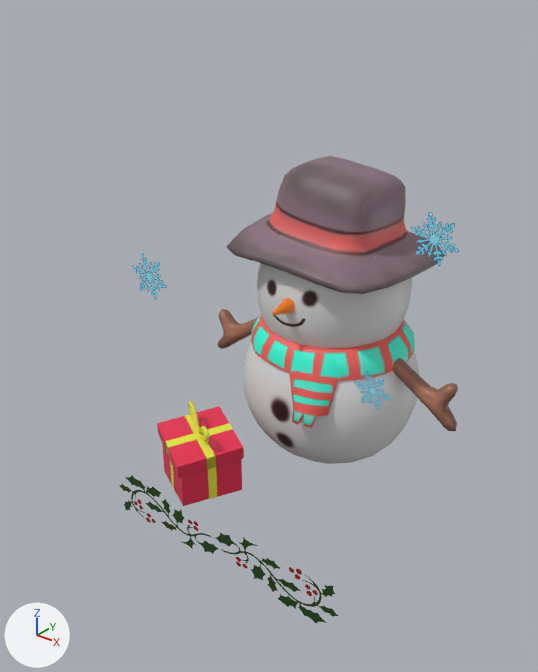
The glTF model models/bonecoNeve.glb: old version first, new version second.
The view is the same before and after, from a 50 mm lens placed at (2.33, -3.34, 2.01), pointed at (-0.26, -0.1, 0.0). The lights are fixed; the arrows at lower left show +X, +Y and +Z. Where no turn or scale is listed for an object, it has been applied to the vertices. Vertices at the same position are counted once.

Objects in the first picture: 'Cube', 'Cube.001', 'bracoD', 'bracoL', 'cabeca', 'chale.001', 'chapeu.001', 'corpo', 'estrela3.003', 'ramo'.
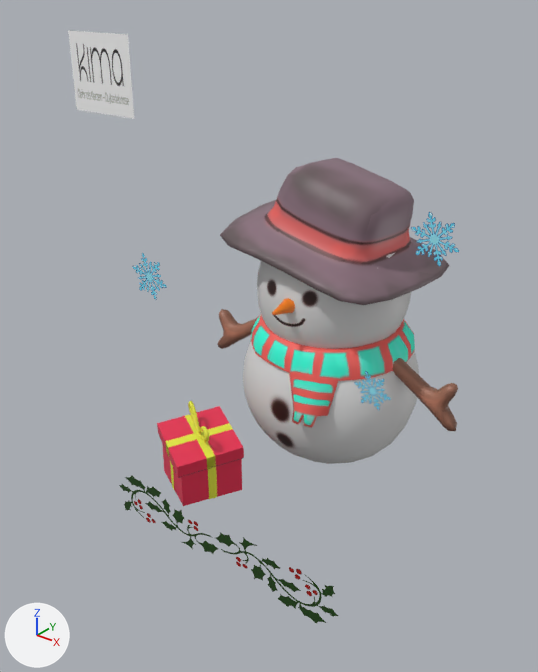
Where the newer file only moved an object's origin or applied its transform, the numbers keep the older frame.

Boxes [x1, y1, x2, y2] around the edits, measured in the pictures (538 x 672 px):
'chapeu.001', reshaped (6% taller)
    before: [226, 156, 447, 294]
    after: [220, 158, 450, 305]
'Plane.006', added
    after: [68, 30, 134, 119]

Patch to the scene script:
```diff
--- a/models/bonecoNeve.glb.py
+++ b/models/bonecoNeve.glb.py
@@ img_website_banner_shop_our_most_loved_products_brown__tan__18 @@
+img_website_banner_shop_our_most_loved_products_brown__tan__18 = load_image('Website Banner Shop Our Most Loved Products Brown  Tan (18)', '_unpacked/Website_Banner_Shop_Our_Most_Loved_Products_Brown__Tan__18_', 5000, 2188, 'sRGB')
@@ mat_logo @@
+mat_logo = bpy.data.materials.new('logo')
+# uses the picture img_website_banner_shop_our_most_loved_products_brown__tan__18
@@ me_plane_004 @@
 me_plane_004.from_pydata(...)  # 235 vertices, 448 faces; spans x -0.542..0.63, y -0.503..0.608, z -0.178..0.42
 # used by ob_chapeu_001; location = (-0.176, 0.344, 0.578)
+# me_plane_004 part 1: the whole mesh is multiplied about the mesh origin by the matrix ((1.074, 0.011, 0.116), (-0.013, 1.018, 0.009), (-0.129, -0.011, 0.954))
 me_plane_004.materials.append(mat_boneconeve)
@@ me_plane_024 @@
+me_plane_024.from_pydata(...)  # 4 vertices, 2 faces; spans x -0.394..0.127, y 0.0, z 0.0..0.452
+me_plane_024.materials.append(mat_logo)
@@ ob_plane_006 @@
+ob_plane_006 = bpy.data.objects.new('Plane.006', me_plane_024)
+ob_plane_006.location = (-1.155, -0.379, 1.259)
```
